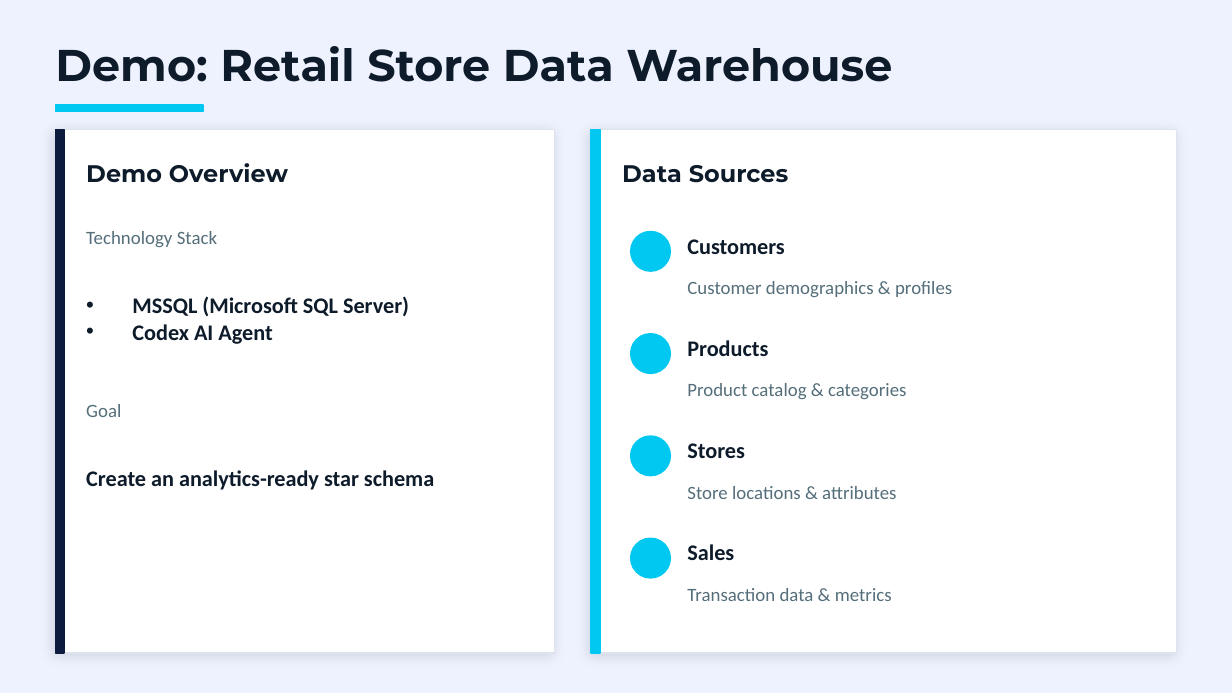
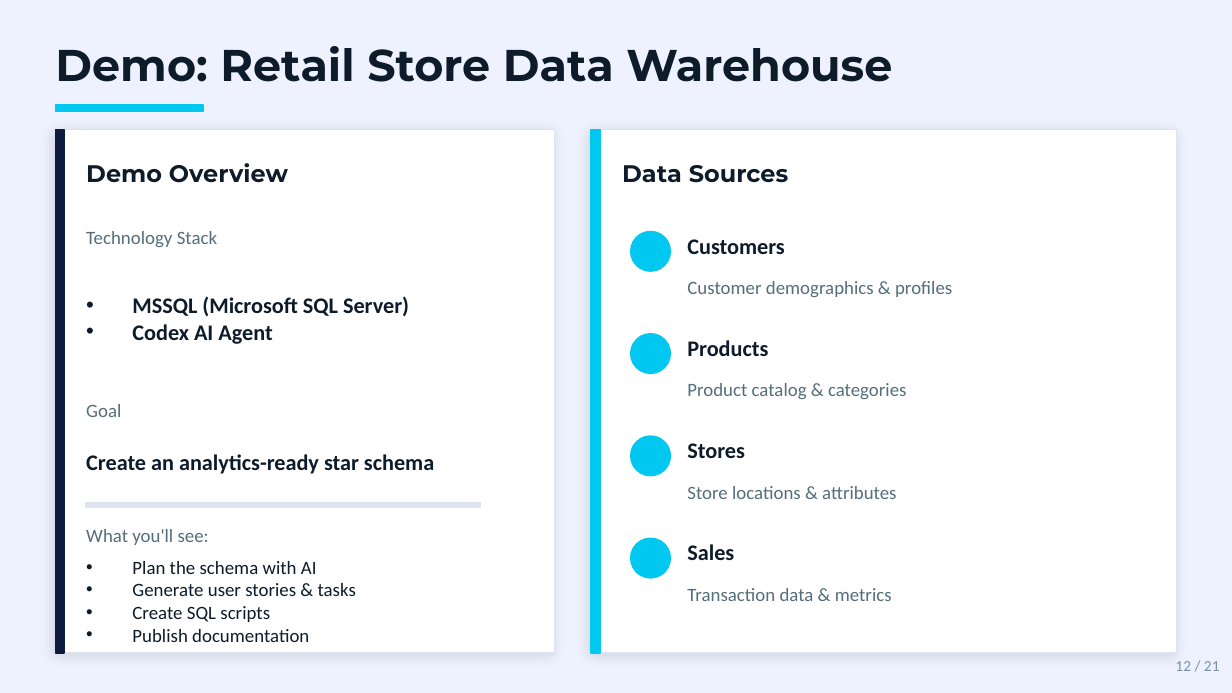
Before and after one commit to jagarlamudisrinath/codex_demo, a slide deck: slide 12 of Codex_AI_Agent_Demo.pptx (slide 11 before the commit). Drawn at 1232x693 pixels with LibreOffice and Linux fonts; fonts in the diff are those of the drawing. Boxes give left, top, right and bottom in pixels: in the first picture for what was removed or moved away, otherwise in the second. Text is boxed around its words. In the diff, an @@ line names an element or a change of style, - is before the commit and + after.

```diff
--- a/Codex_AI_Agent_Demo.pptx
+++ b/Codex_AI_Agent_Demo.pptx
@@ text "Create an analytics-ready star schema": place and size @@
-text "Create an analytics-ready star schema" at [86, 470, 434, 490]
+text "Create an analytics-ready star schema" at [86, 454, 434, 474]
@@ rectangle added at [86, 503, 480, 508], fill #DDE4EE, outline #DDE4EE 1 pt @@
@@ text added at [86, 529, 209, 545], 11 pt, text #546E7A @@
+What you'll see:
@@ text added at [132, 561, 356, 642], 11 pt, text #0D1B2A @@
+• Plan the schema with AI
+• Generate user stories & tasks
+• Create SQL scripts
+• Publish documentation
@@ text added at [1175, 661, 1220, 671], 9 pt, text #7B8EA8 @@
+12 / 21
```
Also in this commit, not shown: 17 other slides changed, 2 slides added, 1 slide removed.
